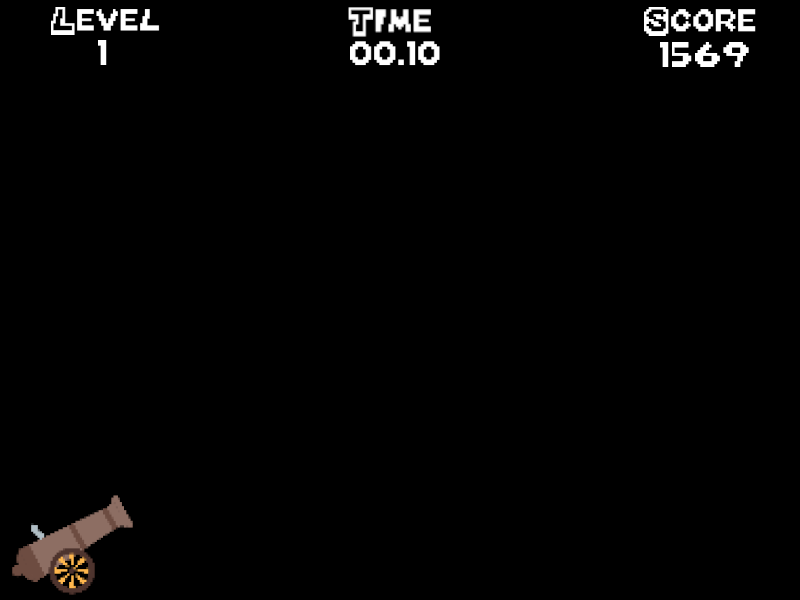
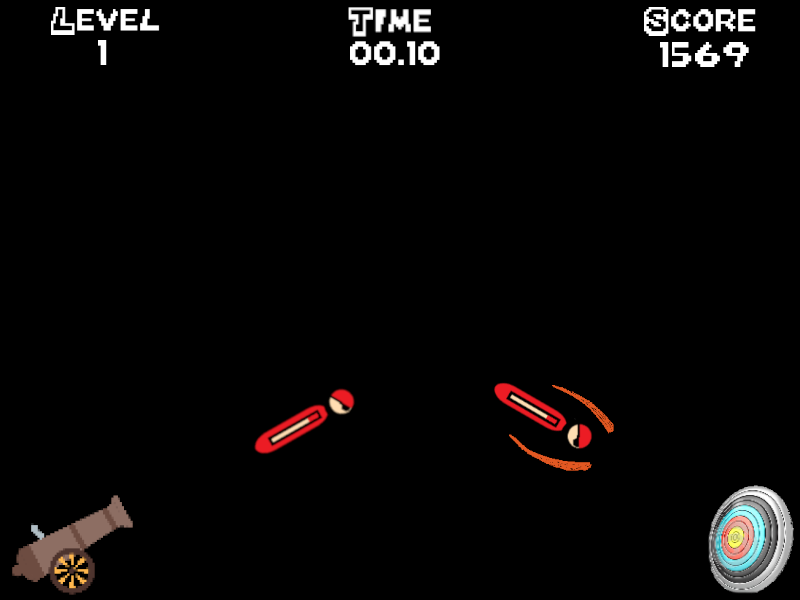
Revision of a layered 800px x 600px image; what changed, layer by layer:
added layer "Camada colada #7" above "Transformação" over [left=708, top=485, right=794, bottom=594]
added layer "Transformação" above "HB-inicio.png cópia" over [left=253, top=388, right=355, bottom=455]
added layer "HB-inicio.png cópia" above "Fundo" over [left=352, top=382, right=614, bottom=471]
